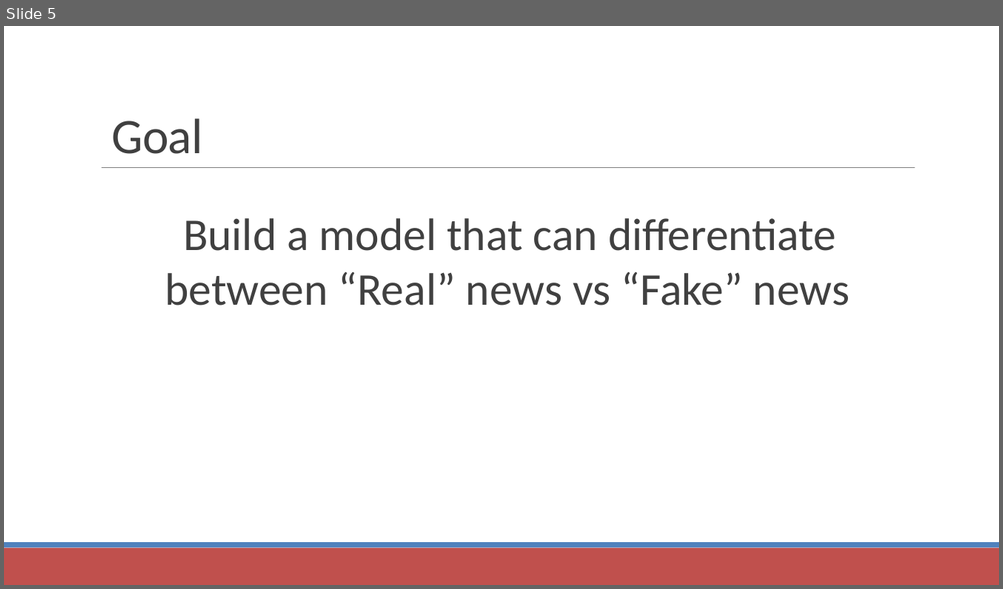
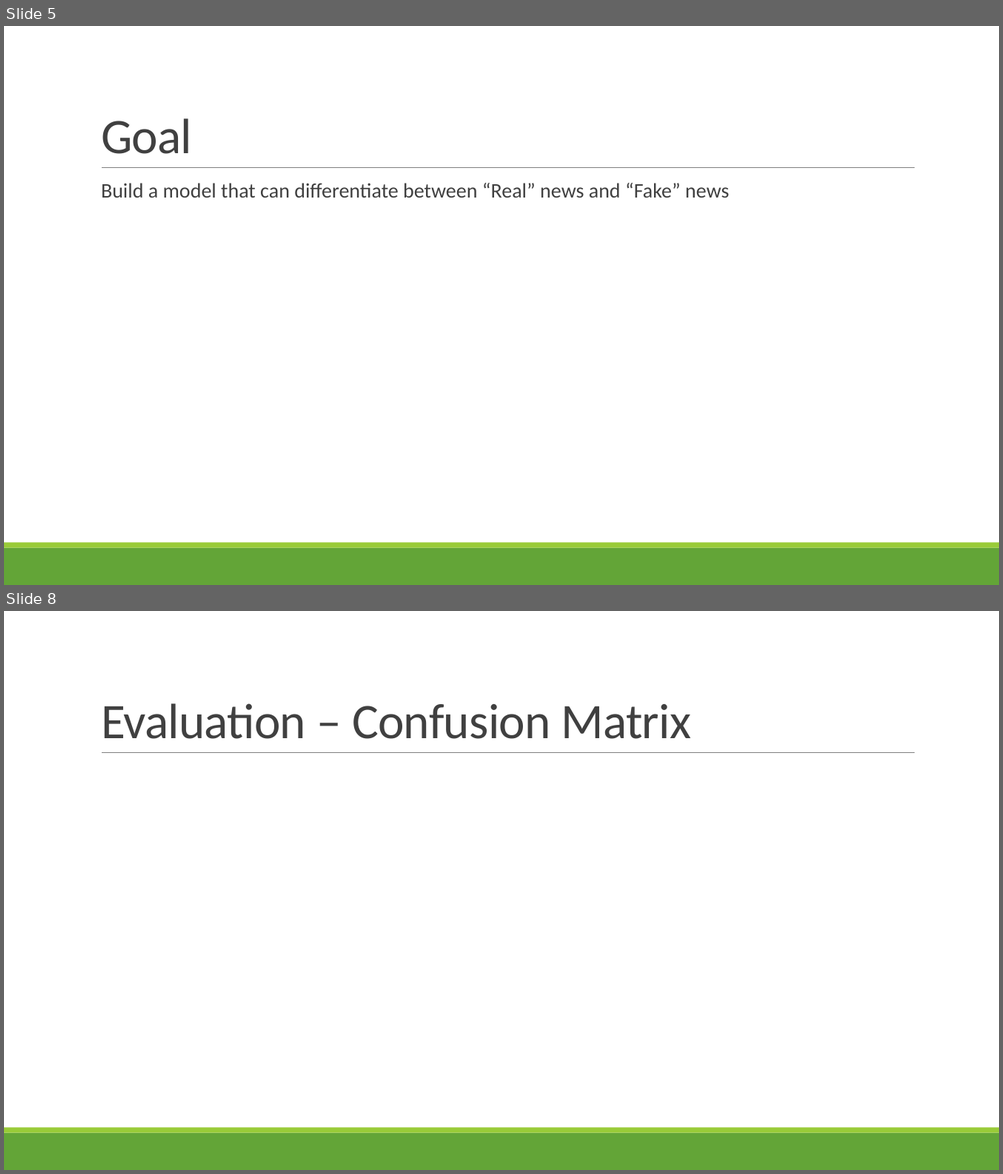
Before and after one commit to LinghanX/Project_Veritas, a slide deck: presentations/FakeNews_Final.pptx. Shown one above the other, each under a label of ours: slide 5 before the commit, slides 5 and 8 after it; the slides between them are not shown. The pictures are 1003x589 and 1003x1174 pixels, drawn with LibreOffice and Linux fonts; fonts in the diff are those of the drawing. Boxes give left, top, right and bottom in pixels: in the first picture for what was removed or moved away, otherwise in the second. Text is boxed around its words. In the diff, an @@ line names an element or a change of style, - is before the commit and + after.

```diff
--- a/presentations/FakeNews_Final.pptx
+++ b/presentations/FakeNews_Final.pptx
@@ slide 8 added at (4,611,999,1170), background #FFFFFF; not listed: 3 template elements that a slide beside it also shows @@
@@ title added at (101,703,691,739), 48 pt, text #404040 @@
+Evaluation – Confusion Matrix
@@ slide 5 changed as well @@
@@ title "Goal": place and size @@
-title "Goal" at (111,118,202,154)
+title "Goal" at (101,118,192,154)
@@ text at (101,183,728,198): text changed; size 44 to 20 pt @@
-  Build a model that can differentiate between “Real” news vs “Fake” news
+  Build a model that can differentiate between “Real” news and “Fake” news
@@ rectangle at (4,548,999,585): fill #C0504D to #63A537 @@
@@ rectangle at (4,543,999,548): fill #4F81BD to #99CB38 @@
```
Also in this commit, not shown: 2 other slides changed, 5 other slides added, 6 slides removed, 4 other files.
